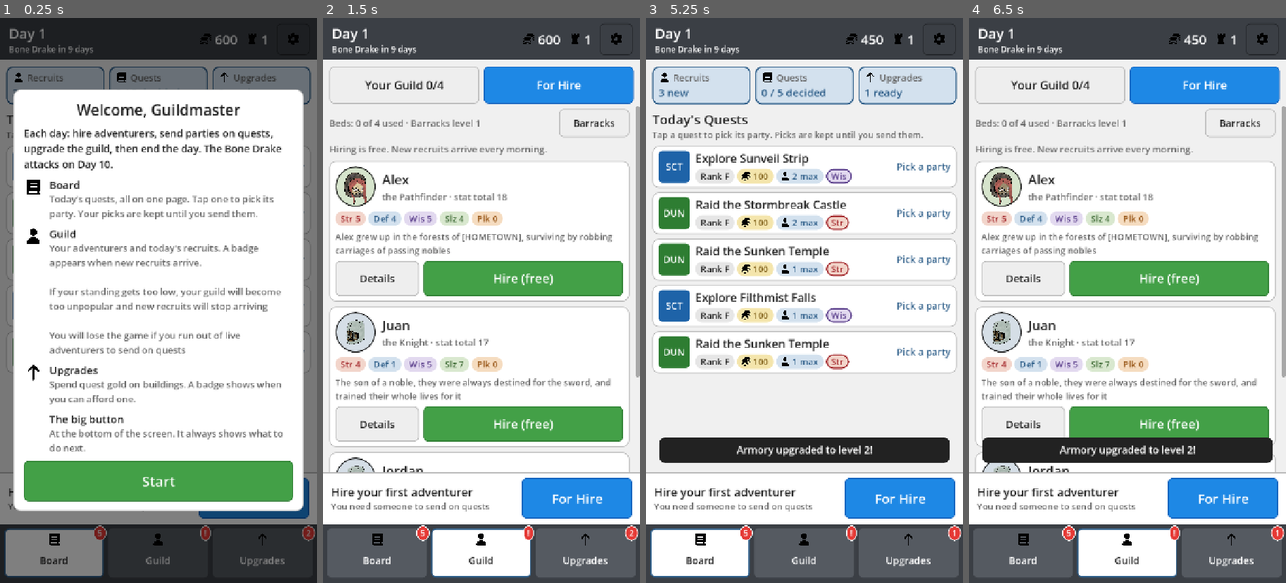
Above: before the commit, frames 1-4 (left to right).
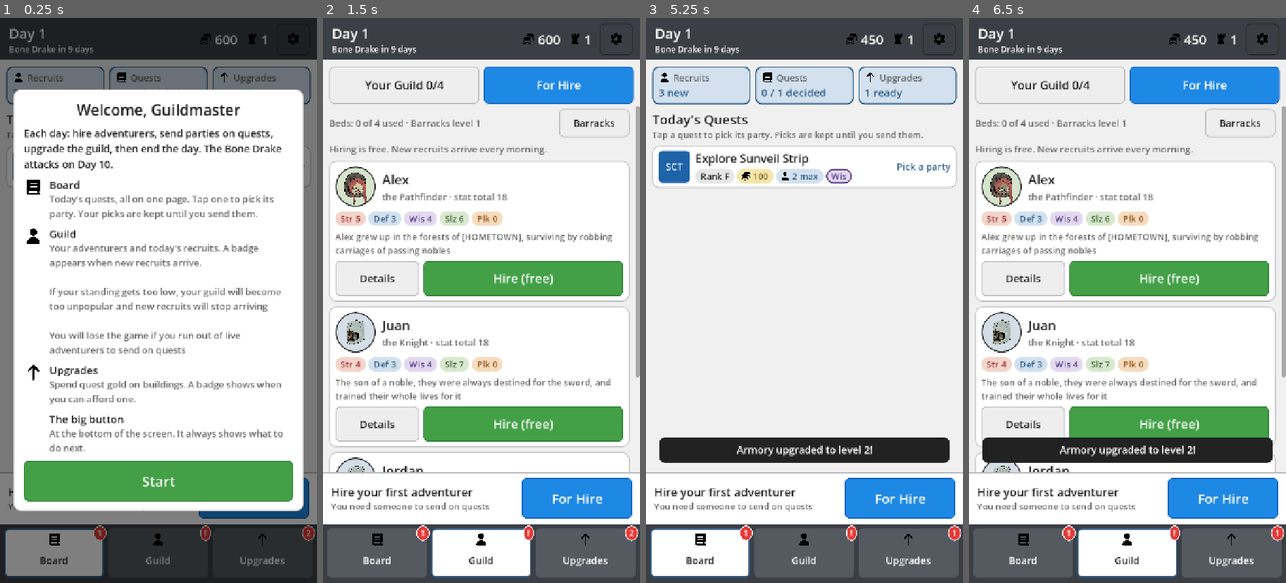
Above: after the commit, the same moments.

Repository: ActuallySanta/Fantasy-Guild-Manager
Game: Godot game, scene res://MobileHall/hall_main.tscn
Same seed, same stepped clock (60 frames per second), same inputs: the game is played once before the commit and once after it.
Inputs:
- Up to frame 1 (0.25 s): no input
- Up to frame 2 (1.5 s): click "Start" at 0.5 s; click "For Hire" at 1.25 s
- Up to frame 3 (5.25 s): click "Your Guild 0/4" at 2 s; click "For Hire" at 2.75 s; click "Barracks" at 3.5 s; click "150 gold" at 4.25 s; click "Board" at 5 s
- Up to frame 4 (6.5 s): click "Guild" at 5.75 s

The runs differ from the first frame. In frame 1, less than 0.1% of the frame differs, in the area x 2-98%, y 31-92%; in frame 2, less than 0.1%; in frame 3, 8.3%, in the area x 1-99%, y 12-92%; in frame 4, less than 0.1%.

Commit message:
quests per day and extra points on class stats

Diff:
--- a/MobileHall/Scripts/hall_main.gd
+++ b/MobileHall/Scripts/hall_main.gd
@@ -41,7 +41,7 @@
 # ============================================================ SETTINGS
 
 ## Same as QuestList.quests_per_day.
-const QUESTS_PER_DAY := 5
+var QUESTS_PER_DAY := 5
 ## The day QuestList swaps the board for the milestone quest.
 const MILESTONE_DAY := 10
 ## Bottom tabs, left to right (ids match the Tab_<id> buttons in the scene).
@@ -169,6 +169,17 @@
 		entries.append(_new_entry(CreatedQuest.new(2, 10), true))
 		return
 
+	if GameState.day == 1:
+		QUESTS_PER_DAY = 1
+	elif GameState.day <= 3:
+		QUESTS_PER_DAY = 2
+	elif GameState.day <= 5:
+		QUESTS_PER_DAY = 3
+	elif GameState.day <= 10:
+		QUESTS_PER_DAY = 4
+	else:
+		QUESTS_PER_DAY = 5
+
 	var standingNum = 0
 	if(GuildUpgrades.standing <= 10):
 		standingNum = 0
--- a/Scripts/Character Generator/character_resource.gd
+++ b/Scripts/Character Generator/character_resource.gd
@@ -66,7 +66,7 @@
 
 var pluck: int = 0
 
-var total_points: int = 20
+var total_points: int = 17
 
 var gender: CharacterGender
 
@@ -119,6 +119,15 @@
 		var _proportion: float = _stat_weights[stat] / stat_sum
 		_stats[stat] = (_proportion * _total_points)
 
+	match(role):
+		0:
+			_stats[1] += 3
+		1:
+			_stats[2] += 3
+		2:
+			_stats[3] += 3
+		3:
+			_stats[0] += 3
 	pass
 
 
